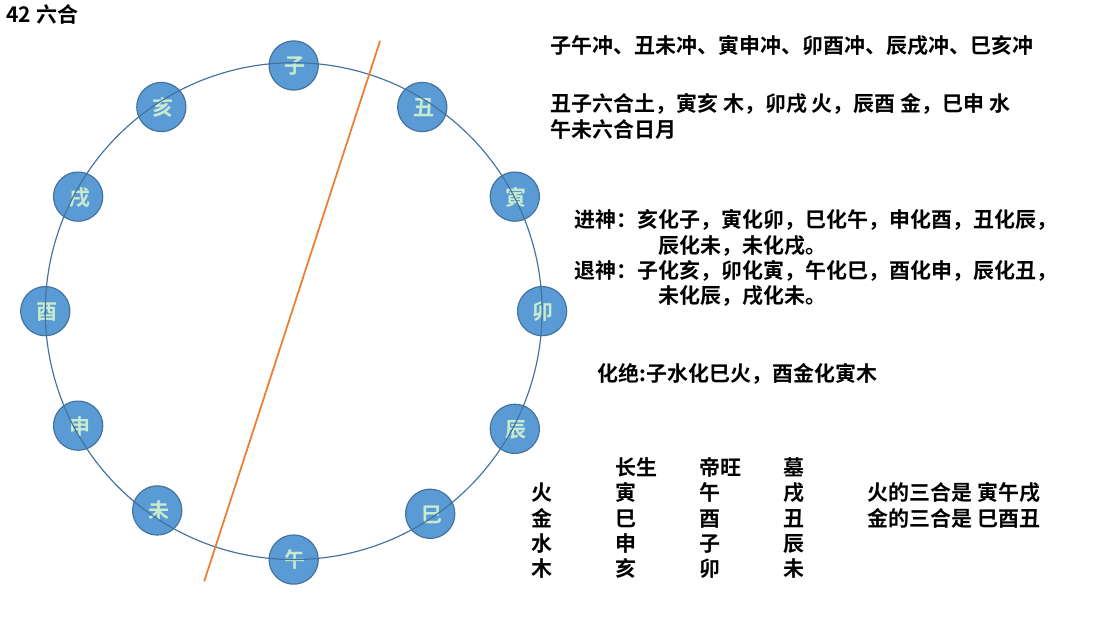
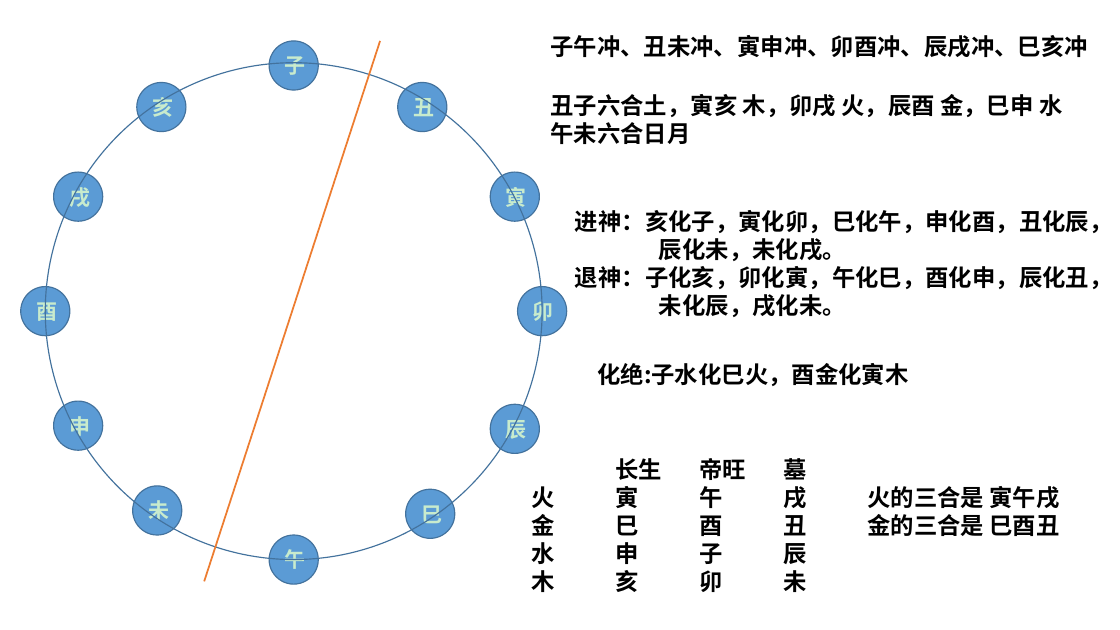
Before and after one commit to JasonBourne33/cNote, a slide deck: slide 1 of prophecy/学魔法.pptx. Drawn at 1120x630 pixels with LibreOffice and Linux fonts; fonts in the diff are those of the drawing. Boxes give left, top, right and bottom in pixels: in the first picture for what was removed or moved away, otherwise in the second. Text is boxed around its words. In the diff, an @@ line names an element or a change of style, - is before the commit and + after.

```diff
--- a/prophecy/学魔法.pptx
+++ b/prophecy/学魔法.pptx
@@ text removed at (7,4,78,24) @@
-42 六合
@@ size 18 to 20 pt in 5 elements at (550,94,1062,144), (575,210,1113,317), (615,454,1060,536), (597,363,908,386), (550,35,1088,57) @@
```
Also in this commit, not shown: 5 other files.
